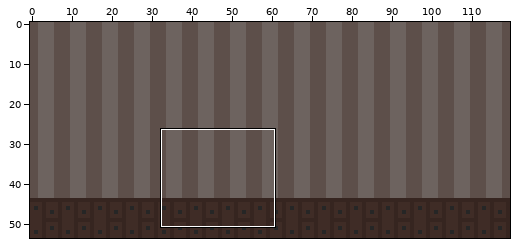
A pixel-art file gets an edit: images/rooms/room1/room-back.ase. The picture above shows the old version from afar; the outline marks the close-up.
Close-up. Old version:
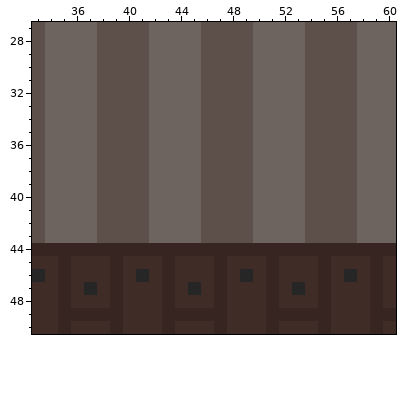
120x54 pixels, 1 frame. Shown: x 33..60, y 27..50.
Once edited:
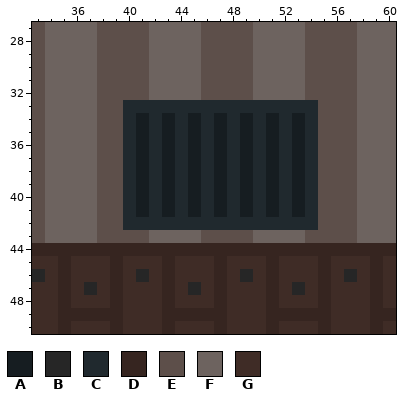
Palette (. is transparent): A #161d21  B #262626  C #20292e  D #362520  E #5d4f4a  F #6d635f  G #3f2c26
Commit: Back Wall Items and Logic
Difference:
layer "Layer 1" added
Layer "Layer 1":
Colour E gives way to colour A in rows 34 to 41 at x 41, 47 and 49.
Colour F gives way to colour A in rows 34 to 41 at x 43, 45, 51 and 53.
Colour E gives way to colour C in row 33 at x 40 to 41, 46 to 49 and 54; in rows 34 to 41 at x 40, 46, 48 and 54; in row 42 at x 40 to 41, 46 to 49 and 54.
Colour F gives way to colour C in row 33 at x 42 to 45 and 50 to 53; in rows 34 to 41 at x 42, 44, 50 and 52; in row 42 at x 42 to 45 and 50 to 53.
Pixel boxes of the changes (left, top, right, bottom) in both close-ups:
changed: (123, 100, 318, 230)
